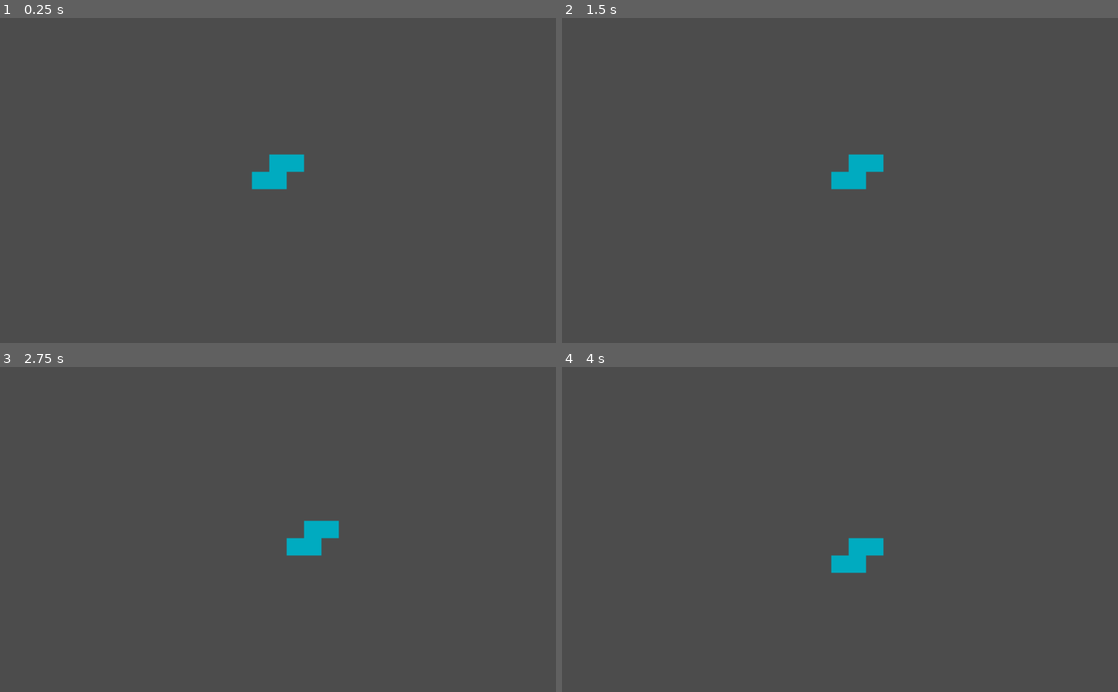
Above: before the commit, frames 1-4 (two rows, left to right).
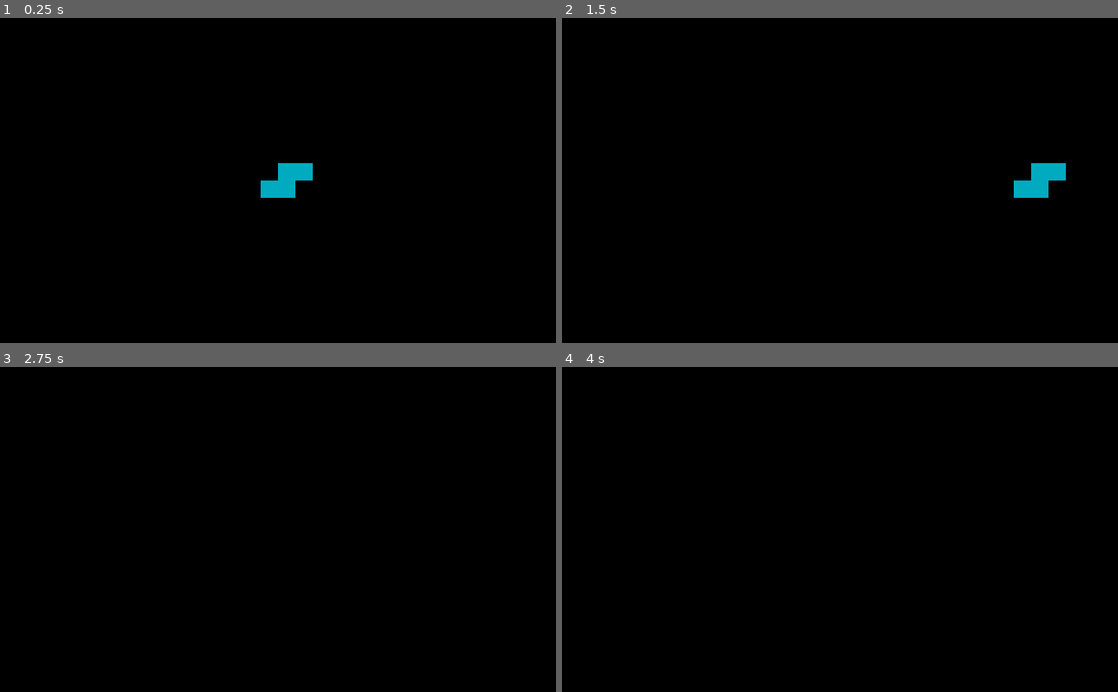
Above: after the commit, the same moments.

Repository: wengel-eth/GoDotTris
Game: Godot game, scene res://scenes/core-scenes/Go.Tris.tscn
The game is run twice, just before and just after one commit, with the same random seed, the same clock (stepped at 60 frames per second) and the same inputs. This scene is started directly instead of the project's main scene.
Inputs:
- Up to frame 1 (0.25 s): no input
- Up to frame 2 (1.5 s): tap Enter at 0.5 s; hold D (move_right) 0.53-1.28 s; hold S (move_down) from 1.28 s (still down)
- Up to frame 3 (2.75 s): release S (move_down) at 2.03 s; hold D (move_right) from 2.03 s (still down)
- Up to frame 4 (4 s): tap Space at 2.75 s; release D (move_right) at 2.78 s; hold W (move_up) 2.78-3.53 s; tap Enter at 3.5 s; hold A (move_left) from 3.53 s (still down)

The runs differ from the first frame. In frame 1, 100% of the frame differs, in the area x 0-100%, y 0-100%; in frame 2, 100%; in frame 3, 100%; in frame 4, 100%.

Commit message:
Rotation and movement features

Diff:
--- a/project.godot
+++ b/project.godot
@@ -45,6 +45,16 @@
 , Object(InputEventKey,"resource_local_to_scene":false,"resource_name":"","device":0,"alt":false,"shift":false,"control":false,"meta":false,"command":false,"pressed":false,"scancode":16777233,"unicode":0,"echo":false,"script":null)
  ]
 }
+rotate_left={
+"deadzone": 0.5,
+"events": [ Object(InputEventKey,"resource_local_to_scene":false,"resource_name":"","device":0,"alt":false,"shift":false,"control":false,"meta":false,"command":false,"pressed":false,"scancode":90,"unicode":0,"echo":false,"script":null)
+ ]
+}
+rotate_right={
+"deadzone": 0.5,
+"events": [ Object(InputEventKey,"resource_local_to_scene":false,"resource_name":"","device":0,"alt":false,"shift":false,"control":false,"meta":false,"command":false,"pressed":false,"scancode":88,"unicode":0,"echo":false,"script":null)
+ ]
+}
 
 [rendering]
 
--- a/scenes/core-scenes/Go.Tris.tscn
+++ b/scenes/core-scenes/Go.Tris.tscn
@@ -1,11 +1,19 @@
-[gd_scene load_steps=2 format=2]
+[gd_scene load_steps=3 format=2]
 
 [ext_resource path="res://Scripts/current_piece.gd" type="Script" id=1]
+
+[sub_resource type="ImageTexture" id=1]
+size = Vector2( 32, 32 )
 
 [node name="Node2D" type="Node2D"]
 
 [node name="MainCamera" type="Camera2D" parent="."]
+editor/display_folded = true
 current = true
+
+[node name="Sprite" type="Sprite" parent="MainCamera"]
+scale = Vector2( 34, 20 )
+texture = SubResource( 1 )
 
 [node name="CurrentPiece" type="Node" parent="."]
 script = ExtResource( 1 )
--- a/scenes/sub-scenes/I-Piece.tscn
+++ b/scenes/sub-scenes/I-Piece.tscn
@@ -10,15 +10,19 @@
 
 [node name="Block 1" type="Sprite" parent="."]
 texture = SubResource( 1 )
+offset = Vector2( -16, 48 )
 
 [node name="Block 2" type="Sprite" parent="."]
 position = Vector2( 0, -64 )
 texture = SubResource( 1 )
+offset = Vector2( -16, 48 )
 
 [node name="Block 3" type="Sprite" parent="."]
 position = Vector2( 0, -32 )
 texture = SubResource( 1 )
+offset = Vector2( -16, 48 )
 
 [node name="Block 4" type="Sprite" parent="."]
 position = Vector2( 0, -96 )
 texture = SubResource( 1 )
+offset = Vector2( -16, 48 )
--- a/scenes/sub-scenes/J-Piece.tscn
+++ b/scenes/sub-scenes/J-Piece.tscn
@@ -10,15 +10,19 @@
 
 [node name="Block 1" type="Sprite" parent="."]
 texture = SubResource( 1 )
+offset = Vector2( 16, 16 )
 
 [node name="Block 2" type="Sprite" parent="."]
 position = Vector2( 0, -64 )
 texture = SubResource( 1 )
+offset = Vector2( 16, 16 )
 
 [node name="Block 3" type="Sprite" parent="."]
 position = Vector2( 0, -32 )
 texture = SubResource( 1 )
+offset = Vector2( 16, 16 )
 
 [node name="Block 4" type="Sprite" parent="."]
 position = Vector2( -32, 0 )
 texture = SubResource( 1 )
+offset = Vector2( 16, 16 )
--- a/scenes/sub-scenes/L-Piece.tscn
+++ b/scenes/sub-scenes/L-Piece.tscn
@@ -10,15 +10,19 @@
 
 [node name="Block 1" type="Sprite" parent="."]
 texture = SubResource( 1 )
+offset = Vector2( -16, 16 )
 
 [node name="Block 2" type="Sprite" parent="."]
 position = Vector2( 0, -64 )
 texture = SubResource( 1 )
+offset = Vector2( -16, 16 )
 
 [node name="Block 3" type="Sprite" parent="."]
 position = Vector2( 0, -32 )
 texture = SubResource( 1 )
+offset = Vector2( -16, 16 )
 
 [node name="Block 4" type="Sprite" parent="."]
 position = Vector2( 32, 0 )
 texture = SubResource( 1 )
+offset = Vector2( -16, 16 )
--- a/scenes/sub-scenes/O-Piece.tscn
+++ b/scenes/sub-scenes/O-Piece.tscn
@@ -10,15 +10,19 @@
 
 [node name="Block 1" type="Sprite" parent="."]
 texture = SubResource( 1 )
+offset = Vector2( -16, 16 )
 
 [node name="Block 2" type="Sprite" parent="."]
 position = Vector2( 32, -32 )
 texture = SubResource( 1 )
+offset = Vector2( -16, 16 )
 
 [node name="Block 3" type="Sprite" parent="."]
 position = Vector2( 0, -32 )
 texture = SubResource( 1 )
+offset = Vector2( -16, 16 )
 
 [node name="Block 4" type="Sprite" parent="."]
 position = Vector2( 32, 0 )
 texture = SubResource( 1 )
+offset = Vector2( -16, 16 )
--- a/scenes/sub-scenes/S-Piece.tscn
+++ b/scenes/sub-scenes/S-Piece.tscn
@@ -10,15 +10,19 @@
 
 [node name="Block 1" type="Sprite" parent="."]
 texture = SubResource( 1 )
+offset = Vector2( 16, 16 )
 
 [node name="Block 2" type="Sprite" parent="."]
 position = Vector2( 32, -32 )
 texture = SubResource( 1 )
+offset = Vector2( 16, 16 )
 
 [node name="Block 3" type="Sprite" parent="."]
 position = Vector2( 0, -32 )
 texture = SubResource( 1 )
+offset = Vector2( 16, 16 )
 
 [node name="Block 4" type="Sprite" parent="."]
 position = Vector2( -32, 0 )
 texture = SubResource( 1 )
+offset = Vector2( 16, 16 )
--- a/scenes/sub-scenes/T-Piece.tscn
+++ b/scenes/sub-scenes/T-Piece.tscn
@@ -10,15 +10,19 @@
 
 [node name="Block 1" type="Sprite" parent="."]
 texture = SubResource( 1 )
+offset = Vector2( -16, 16 )
 
 [node name="Block 2" type="Sprite" parent="."]
 position = Vector2( -32, 0 )
 texture = SubResource( 1 )
+offset = Vector2( -16, 16 )
 
 [node name="Block 3" type="Sprite" parent="."]
 position = Vector2( 0, -32 )
 texture = SubResource( 1 )
+offset = Vector2( -16, 16 )
 
 [node name="Block 4" type="Sprite" parent="."]
 position = Vector2( 32, 0 )
 texture = SubResource( 1 )
+offset = Vector2( -16, 16 )
--- a/scenes/sub-scenes/Z-Piece.tscn
+++ b/scenes/sub-scenes/Z-Piece.tscn
@@ -10,15 +10,19 @@
 
 [node name="Block 1" type="Sprite" parent="."]
 texture = SubResource( 1 )
+offset = Vector2( -16, 16 )
 
 [node name="Block 2" type="Sprite" parent="."]
 position = Vector2( -32, -32 )
 texture = SubResource( 1 )
+offset = Vector2( -16, 16 )
 
 [node name="Block 3" type="Sprite" parent="."]
 position = Vector2( 0, -32 )
 texture = SubResource( 1 )
+offset = Vector2( -16, 16 )
 
 [node name="Block 4" type="Sprite" parent="."]
 position = Vector2( 32, 0 )
 texture = SubResource( 1 )
+offset = Vector2( -16, 16 )
--- a/scripts/current_piece.gd
+++ b/scripts/current_piece.gd
@@ -8,9 +8,11 @@
 ###############
 ## VARIABLES ##
 
-export (int) var timer = 0
 export (float) var speed = 1
+export (int) var pressedTickerMax = 25
+export (int) var pressedTickerIntervalMax = 1
 
+var timer = 0
 var tick = 2
 var interval = 60
 
@@ -24,6 +26,13 @@
 
 var pieceArray = [pieceT, pieceL, pieceJ, pieceS, pieceZ, pieceI, pieceO]
 var pieceIndex = null
+var pieceRotation = 0
+
+var leftPressed = false
+var leftPressedTicker = 0
+var rightPressed = false
+var rightPressedTicker = 0
+var pressedTickerInterval = 0
 
 ## VARIABLES ##
 ###############
@@ -31,15 +40,11 @@
 ###############
 ## FUNCTIONS ##
 
+# gets a random float between 0 and 6 and rounds to a whole number
 func blop():
 	randomize()
 	var ib = round(rand_range(0, 6))
 	return ib
-
-func id():
-	randomize()
-	var id = round(rand_range(100, 999))
-	return id
 
 ## FUNCTIONS ##
 ###############
@@ -48,11 +53,9 @@
 ## MAIN LOOP ##
 
 func _enter_tree():
+	# creates a random piece at the start
 	pieceIndex = blop()
 	add_child(pieceArray[pieceIndex].duplicate())
-
-func _ready():
-	pass
 
 func _exit_tree():
 	pass
@@ -61,10 +64,59 @@
 	pass
 
 func _physics_process(delta):
-	if Input.is_action_just_pressed("move_left"):
-		get_child(0).global_translate(Vector2(-32, 0))
-	if Input.is_action_just_pressed("move_right"):
-		get_child(0).global_translate(Vector2(32, 0))
+	# checks if both keys are pressed and exits if they are
+	if Input.is_action_pressed("move_left") and Input.is_action_pressed("move_right"):
+		pass
+	else:
+		# checks if left button is pressed, moves piece left and continues if still pressed
+		if Input.is_action_just_pressed("move_left"):
+			get_child(0).global_translate(Vector2(-32, 0))
+			leftPressed = true
+		if Input.is_action_pressed("move_left") and leftPressed:
+			if leftPressedTicker == pressedTickerMax:
+				if pressedTickerInterval == pressedTickerIntervalMax:
+					get_child(0).global_translate(Vector2(-32, 0))
+					pressedTickerInterval = 0
+				else:
+					pressedTickerInterval += 1
+			else:
+				leftPressedTicker += 1
+		if Input.is_action_just_released("move_left"):
+			leftPressed = false
+			leftPressedTicker = 0
+			pressedTickerInterval = 0
+
+		# checks if right button is pressed, moves piece right and continues if still pressed
+		if Input.is_action_just_pressed("move_right"):
+			get_child(0).global_translate(Vector2(32, 0))
+			rightPressed = true
+		if Input.is_action_pressed("move_right") and rightPressed:
+			if rightPressedTicker == pressedTickerMax:
+				if pressedTickerInterval == pressedTickerIntervalMax:
+					get_child(0).global_translate(Vector2(32, 0))
+					pressedTickerInterval = 0
+				else:
+					pressedTickerInterval += 1
+			else:
+				rightPressedTicker += 1
+		if Input.is_action_just_released("move_left"):
+			rightPressed = false
+			rightPressedTicker = 0
+			pressedTickerInterval = 0
+
+	# checks if both rotation keys are pressed and exits if they are
+	if Input.is_action_pressed("rotate_left") and Input.is_action_pressed("rotate_right"):
+		pass
+	else:
+		# checks if left button was pressed and rotates if true
+		if Input.is_action_just_pressed("rotate_left"):
+			pieceRotation -= 90
+
+		# gets if right button was pressed and rotates if true
+		if Input.is_action_just_pressed("rotate_right"):
+			pieceRotation += 90
+
+		get_child(0).set_global_rotation(deg2rad(pieceRotation))
 
 	timer += speed
 	if timer == (interval * tick):
